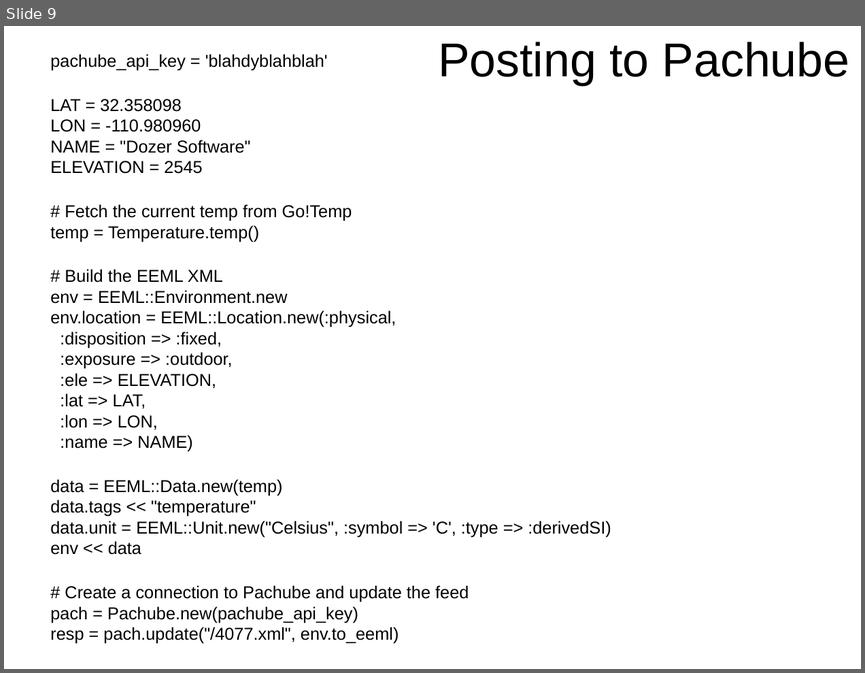
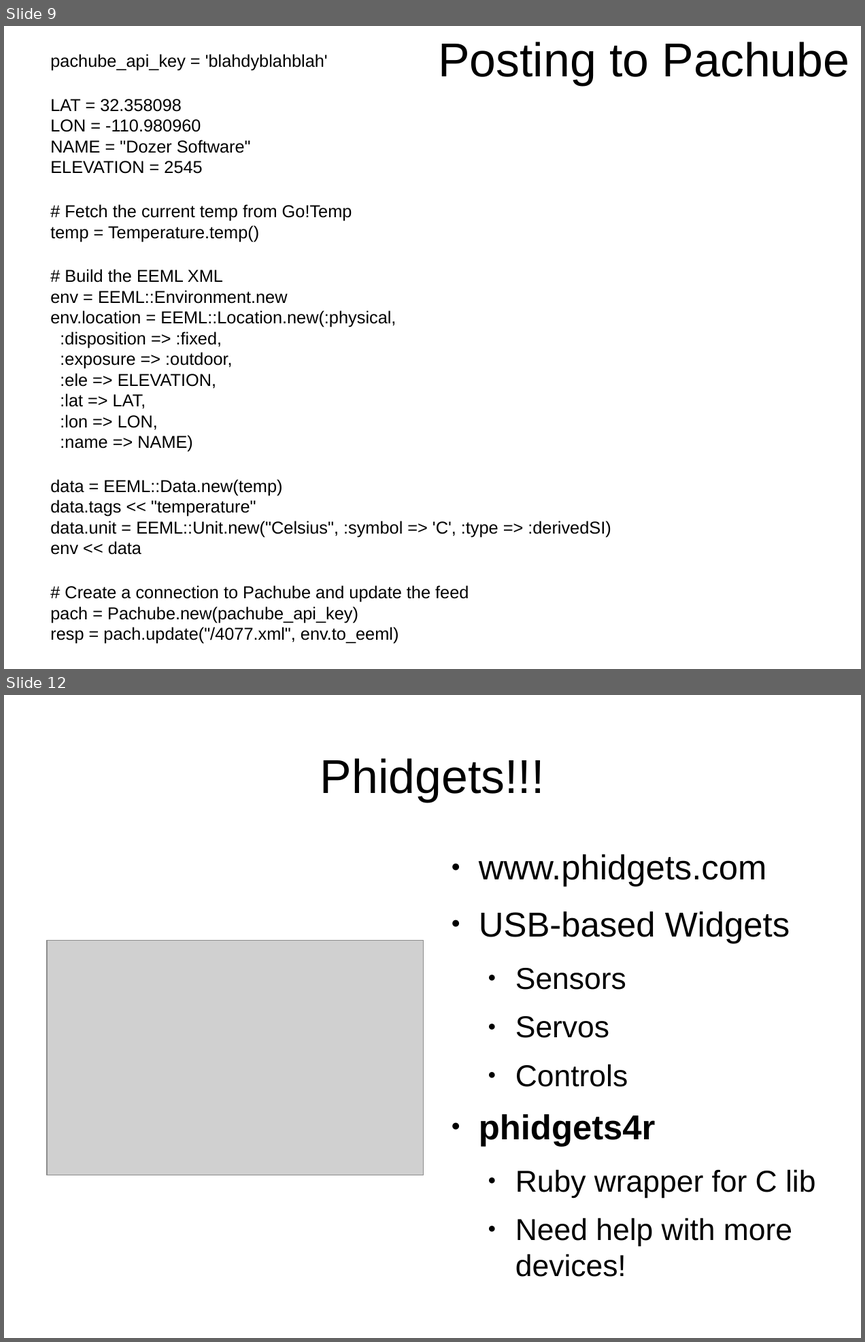
Before and after one commit to kitplummer/Mil-OSS, a slide deck: hackin_devices_with_ruby.odp. Shown one above the other, each under a label of ours: slide 9 before the commit, slides 9 and 12 after it; the slides between them are not shown. The pictures are 865x673 and 865x1342 pixels, drawn with LibreOffice and Linux fonts; fonts in the diff are those of the drawing; grey boxes stand for pictures. Boxes give left, top, right and bottom in pixels: in the first picture for what was removed or moved away, otherwise in the second. Text is boxed around its words. In the diff, an @@ line names an element or a change of style, - is before the commit and + after.

```diff
--- a/hackin_devices_with_ruby.odp
+++ b/hackin_devices_with_ruby.odp
@@ slide 12 added at [4, 695, 861, 1338], background #FFFFFF @@
@@ title added at [320, 758, 545, 802], 44 pt, text #000000 @@
+Phidgets!!!
@@ text added at [479, 854, 815, 1276], 28 pt, text #000000 @@
+● www.phidgets.com
+● USB-based Widgets
+  ● Sensors
+  ● Servos
+  ● Controls
+● phidgets4r
+  ● Ruby wrapper for C lib
+  ● Need help with more devices!
@@ picture added at [47, 940, 423, 1174] @@
```
Also in this commit, not shown: 1 slide changed, 5 other slides added, 5 other files.
